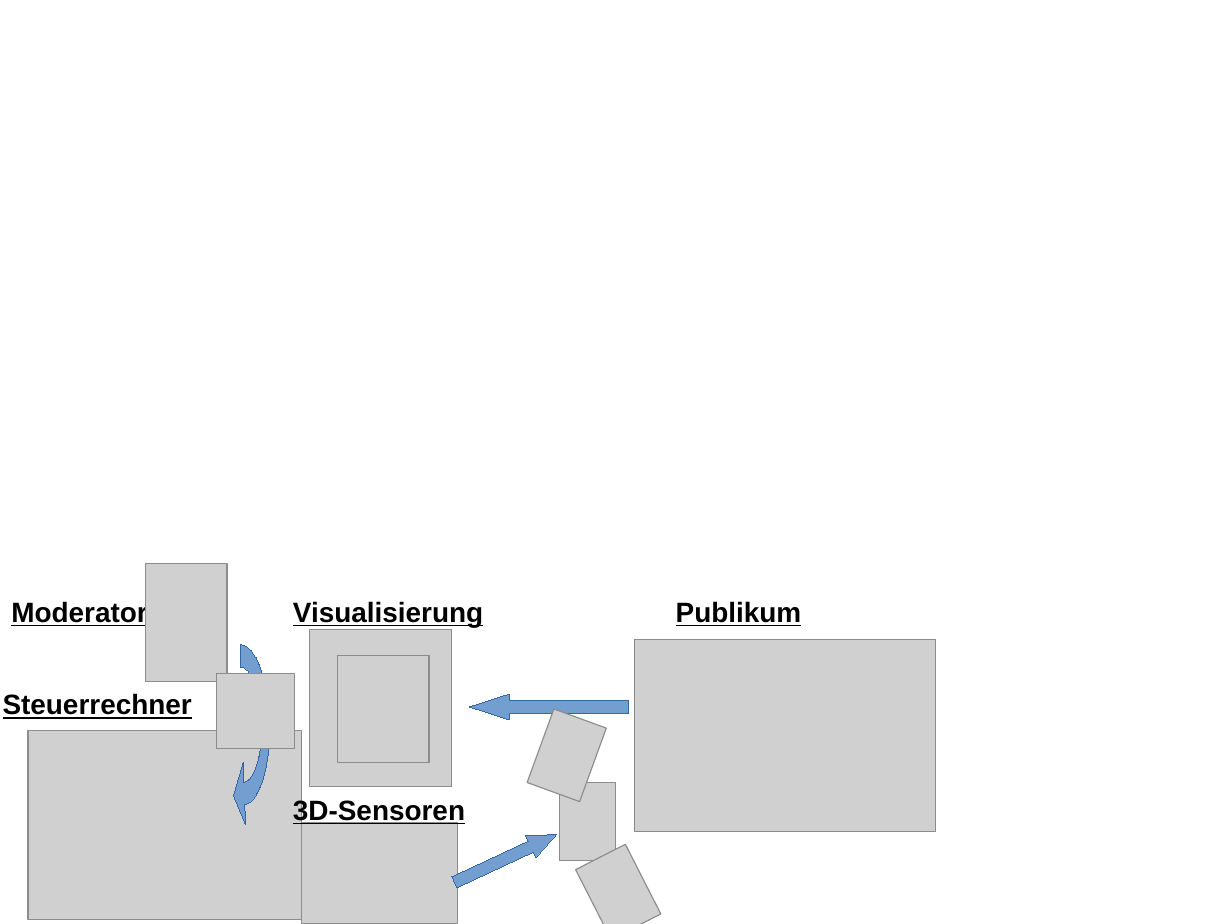
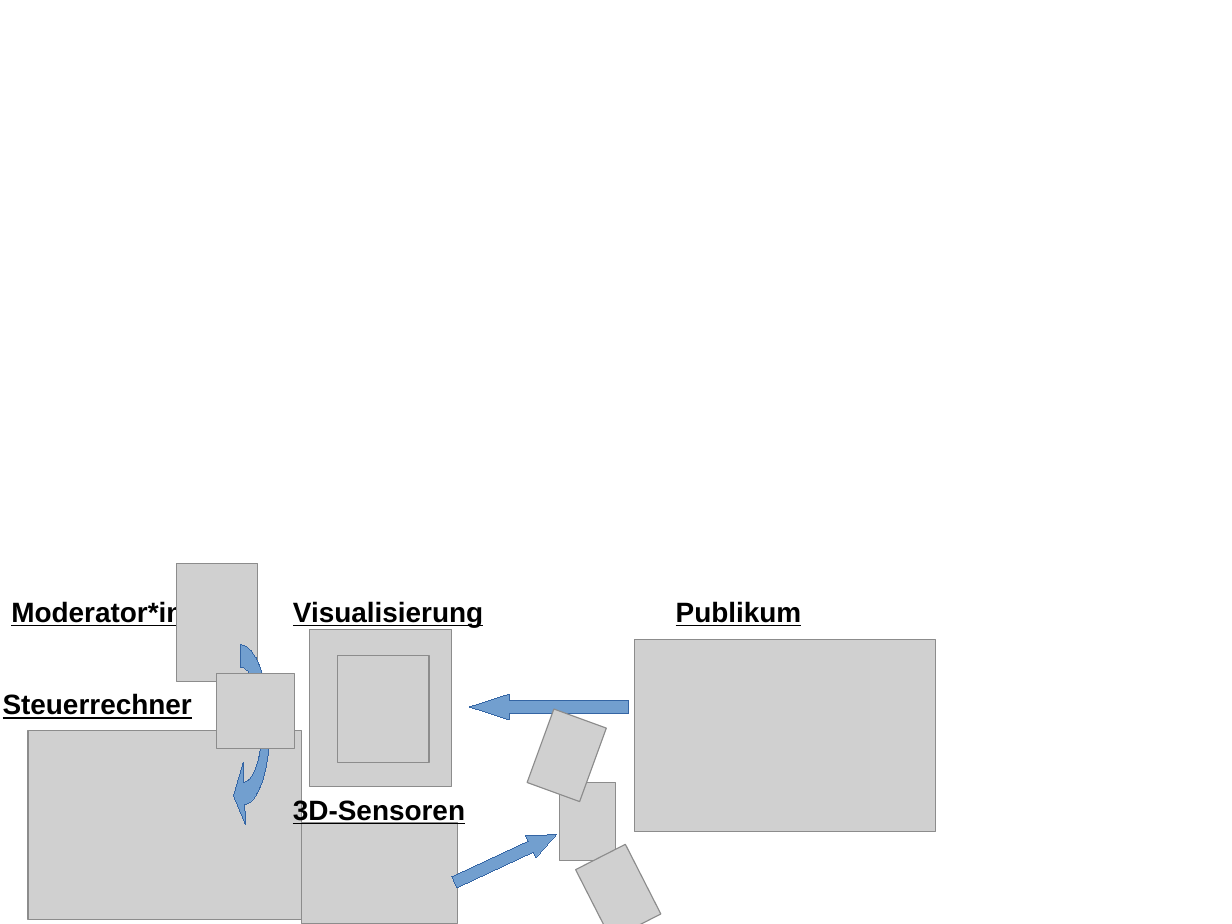
Before and after one commit to gepperth/WSJ2019, a slide deck: slide 3 of fig.odp. Drawn at 1232x924 pixels with LibreOffice and Linux fonts; fonts in the diff are those of the drawing; grey boxes stand for pictures. Boxes give left, top, right and bottom in pixels: in the first picture for what was removed or moved away, otherwise in the second. Text is boxed around its words. In the diff, an @@ line names an element or a change of style, - is before the commit and + after.

```diff
--- a/fig.odp
+++ b/fig.odp
@@ picture: place and size @@
-picture at box(145, 563, 227, 682)
+picture at box(177, 563, 258, 682)
@@ text at box(11, 600, 183, 627): text changed @@
-Moderator
+Moderator*in
```
Also in this commit, not shown: 4 other files.
